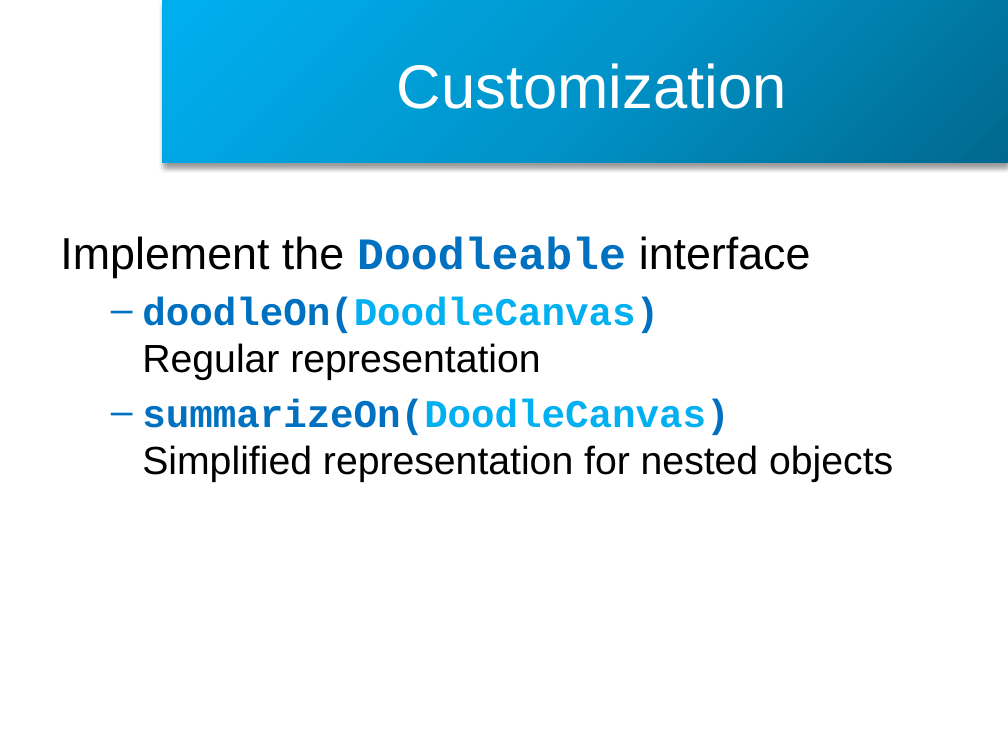
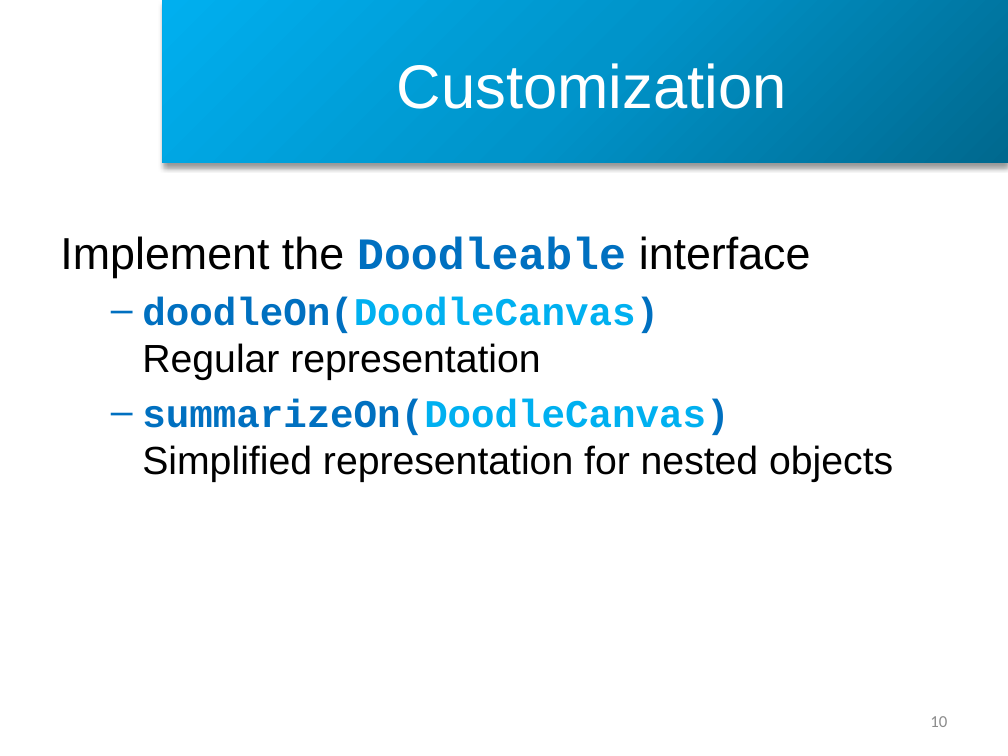
Before and after one commit to CedricReichenbach/DoodleDebug, a slide deck: slide 10 of presentations/Demo DoodleDebug Spring 2013.pptx (slide 5 before the commit). Drawn at 1008x756 pixels with LibreOffice and Linux fonts; fonts in the diff are those of the drawing; background and template pictures are left out. Boxes give left, top, right and bottom in pixels: in the first picture for what was removed or moved away, otherwise in the second. Text is boxed around its words. In the diff, an @@ line names an element or a change of style, - is before the commit and + after.

```diff
--- a/presentations/Demo DoodleDebug Spring 2013.pptx
+++ b/presentations/Demo DoodleDebug Spring 2013.pptx
@@ page number added at (x1=930, y1=716, x2=947, y2=727), 12 pt, text #8C8C8C @@
+10
```
Also in this commit, not shown: 12 other slides changed, 4 slides added, 5 slides removed, 28 other files.
